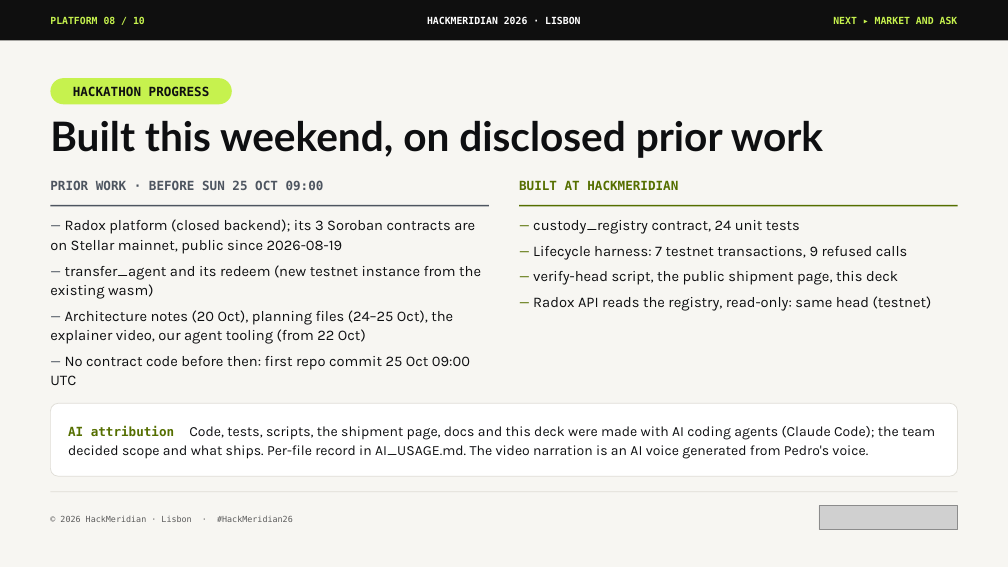
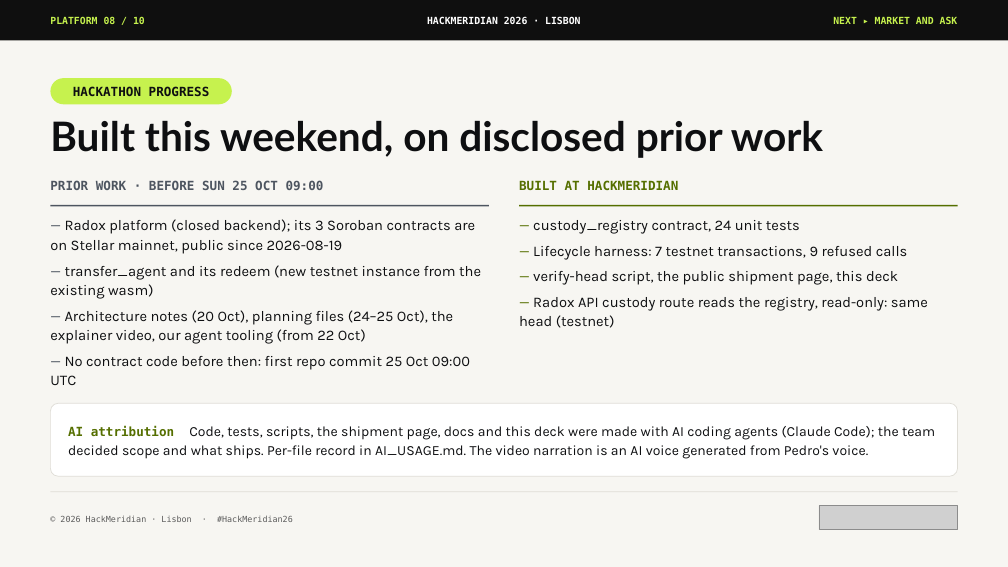
Before and after one commit to pwsaragossy/hackmeridian-cos, a slide deck: slide 8 of projects/hackmeridian-rail/deck/radox-custody-rail.pptx. Drawn at 1008x567 pixels with LibreOffice and Linux fonts; fonts in the diff are those of the drawing; grey boxes stand for pictures. Boxes give left, top, right and bottom in pixels: in the first picture for what was removed or moved away, otherwise in the second. Text is boxed around its words. In the diff, an @@ line names an element or a change of style, - is before the commit and + after.

```diff
--- a/projects/hackmeridian-rail/deck/radox-custody-rail.pptx
+++ b/projects/hackmeridian-rail/deck/radox-custody-rail.pptx
@@ text at <box>519,297,928,328</box>: text changed @@
-— Radox API reads the registry, read-only: same head (testnet)
+— Radox API custody route reads the registry, read-only: same head (testnet)
```
Also in this commit, not shown: 3 other slides changed, 7 other files.
